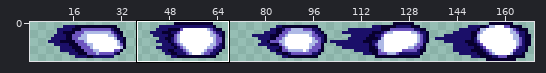
A sprite sheet gets an edit: Assets/fireball.png. Above: a wide view before the commit, with the close-up outlined.
Close-up. The starting point:
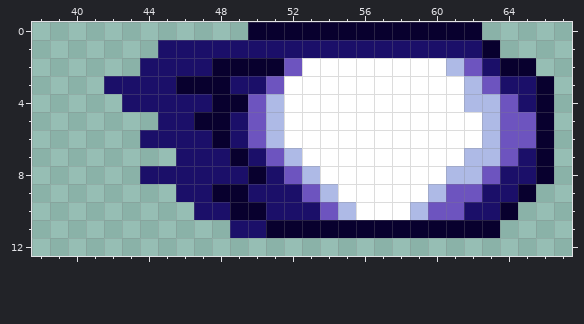
The file is 170x13 pixels. Shown: x 38..67, y 0..12. The wide view leaves out empty margins. The commit also changed other parts of the picture, which this record leaves out.
The same view after the edit:
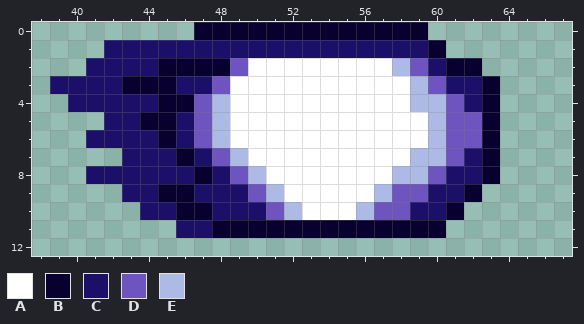
Palette (. is transparent): A #ffffff  B #08002e  C #1b0f69  D #6d54bf  E #aebae6
Change:
Changed rows in their new state; - is an unchanged pixel.
first column x 39:
 0 --------BBB----------...----
 1 ---CCC---------------B...---
 2 --CCC-BBB-DAAA-----EDCBB...-
 3 CCC-BBBCCDAAA-------EDCCB...
 4 -CCC--BBDEAAA-------EEDCB...
 5 ---CCBB-DEAAA--------EDDB...
 6 --CCC-B-DEAAA--------EDDB...
 7 ----CCCB-DEAAA------EEDCB...
 8 --CCC---B-DEAAA----EEDCCB...
 9 ----CCBB-CCDEAAA--EDDCCB...-
10 -----CCBB-CCDEAAAEDDCCB...--
11 -------CCBBB----------...---
